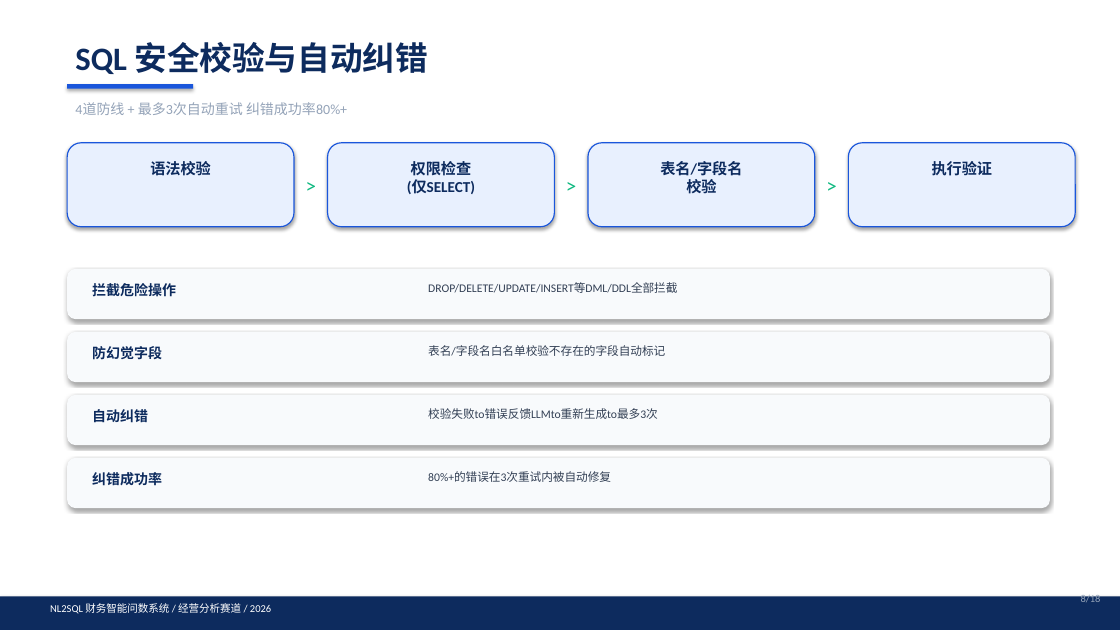
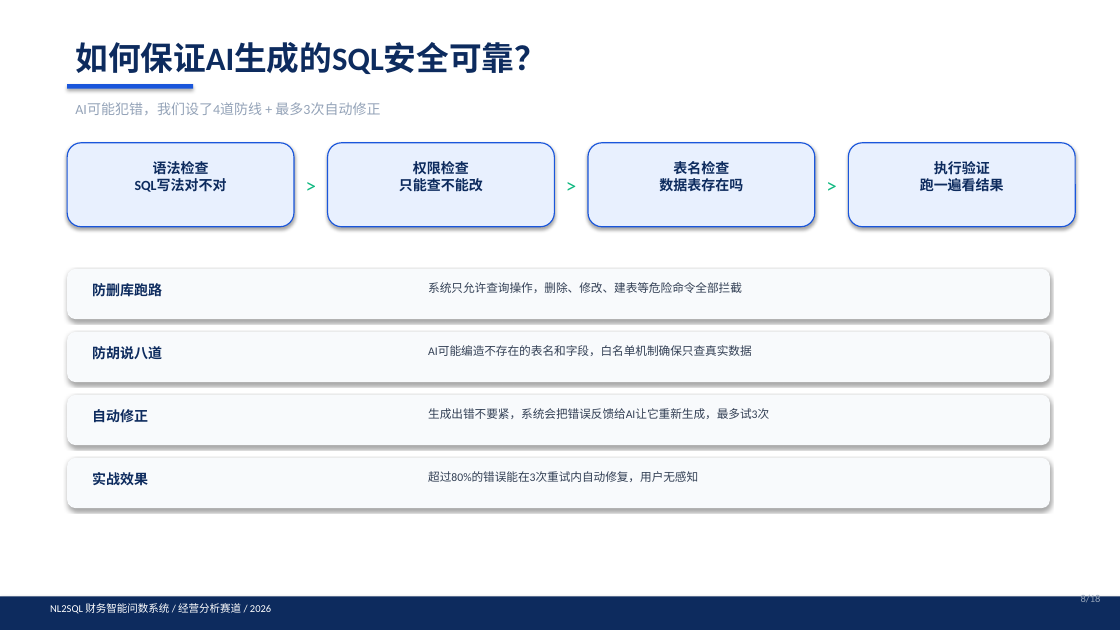
Before and after one commit to Jared-Nathan-Su/nlwsql-finance, a slide deck: slide 8 of docs/NL2SQL_答辩PPT.pptx. Drawn at 1120x630 pixels with LibreOffice and Linux fonts; fonts in the diff are those of the drawing. Boxes give left, top, right and bottom in pixels: in the first picture for what was removed or moved away, otherwise in the second. Text is boxed around its words. In the diff, an @@ line names an element or a change of style, - is before the commit and + after.

```diff
--- a/docs/NL2SQL_答辩PPT.pptx
+++ b/docs/NL2SQL_答辩PPT.pptx
@@ text at <box>75,42,547,74</box>: text changed @@
-SQL 安全校验与自动纠错
+如何保证AI生成的SQL安全可靠？
@@ text at <box>75,102,380,115</box>: text changed @@
-4道防线 + 最多3次自动重试 纠错成功率80%+
+AI可能犯错，我们设了4道防线 + 最多3次自动修正
@@ text at <box>135,161,227,192</box>: text changed; size 13 to 12 pt @@
-语法校验
+语法检查
+SQL写法对不对
@@ text at <box>399,161,483,191</box>: text changed; size 13 to 12 pt @@
-权限检查
-(仅SELECT)
+权限检查
+只能查不能改
@@ text at <box>659,161,743,191</box>: text changed; size 13 to 12 pt @@
-表名/字段名
-校验
+表名检查
+数据表存在吗
@@ text at <box>920,161,1004,191</box>: text changed; size 13 to 12 pt @@
-执行验证
+执行验证
+跑一遍看结果
@@ text at <box>92,281,162,299</box>: text changed @@
-拦截危险操作
+防删库跑路
@@ text at <box>428,282,742,293</box>: text changed @@
-DROP/DELETE/UPDATE/INSERT等DML/DDL全部拦截
+系统只允许查询操作，删除、修改、建表等危险命令全部拦截
@@ text at <box>92,346,162,360</box>: text changed @@
-防幻觉字段
+防胡说八道
@@ text at <box>428,346,751,356</box>: text changed @@
-表名/字段名白名单校验不存在的字段自动标记
+AI可能编造不存在的表名和字段，白名单机制确保只查真实数据
@@ text at <box>92,409,148,423</box>: text changed @@
-自动纠错
+自动修正
@@ text at <box>428,408,769,419</box>: text changed @@
-校验失败to错误反馈LLMto重新生成to最多3次
+生成出错不要紧，系统会把错误反馈给AI让它重新生成，最多试3次
@@ text at <box>92,472,148,485</box>: text changed @@
-纠错成功率
+实战效果
@@ text at <box>428,471,698,482</box>: text changed @@
-80%+的错误在3次重试内被自动修复
+超过80%的错误能在3次重试内自动修复，用户无感知
```
Also in this commit, not shown: 3 other slides changed, 1 other file.
